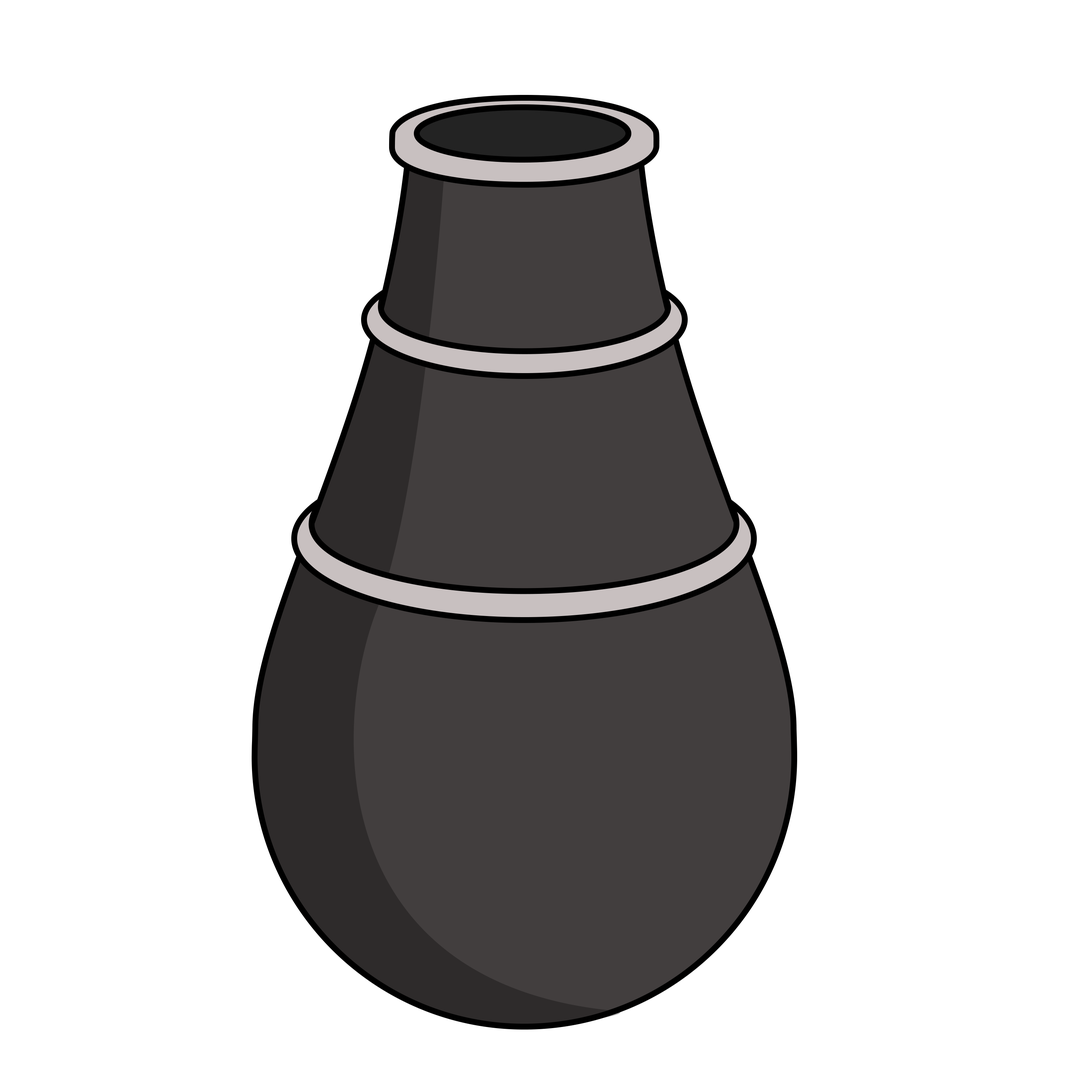
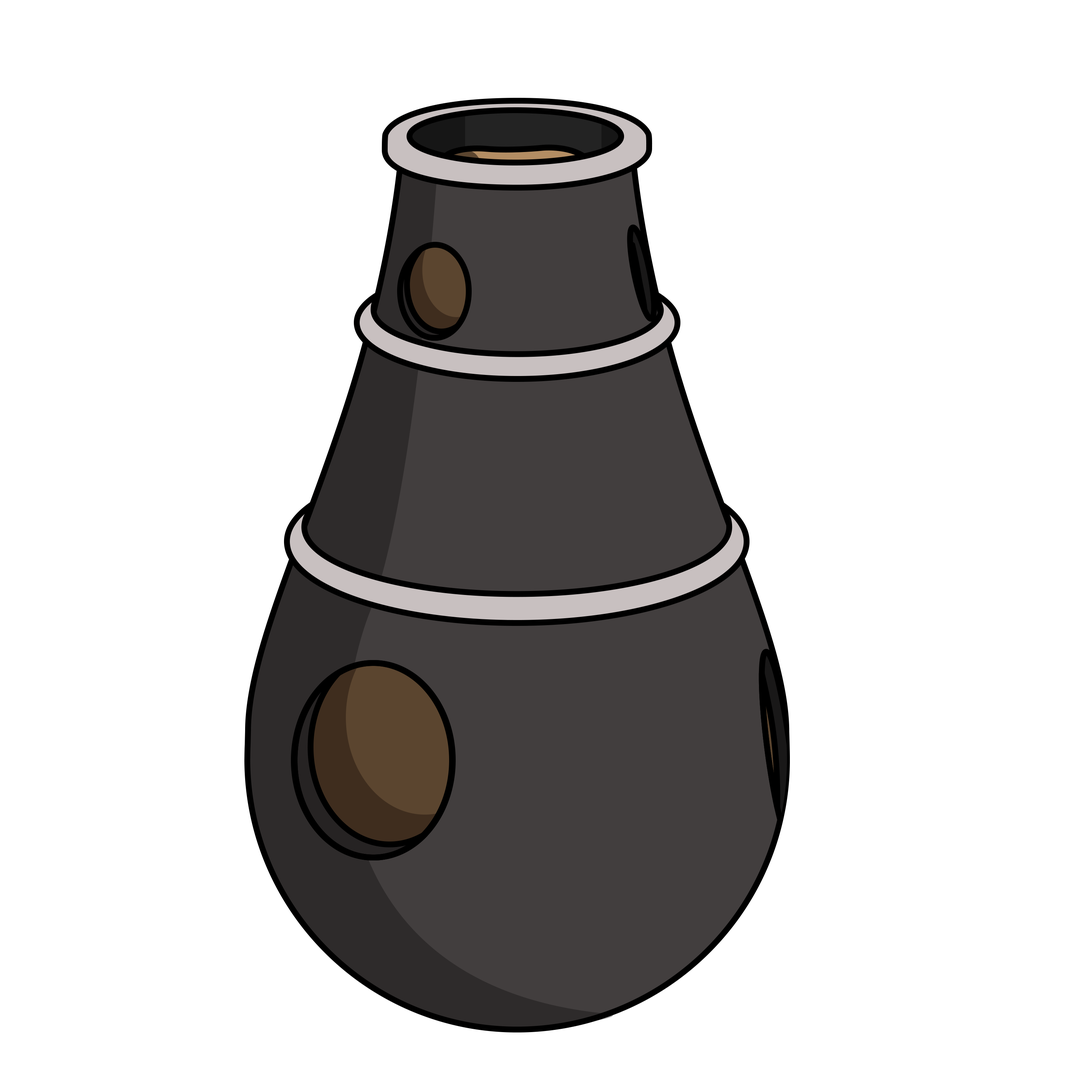
Layered file, before and after one edit (1091x1091). Changes by layer:
renamed "아트웍 22" to "아트웍 31", painted on it over (244, 94, 798, 1033)
